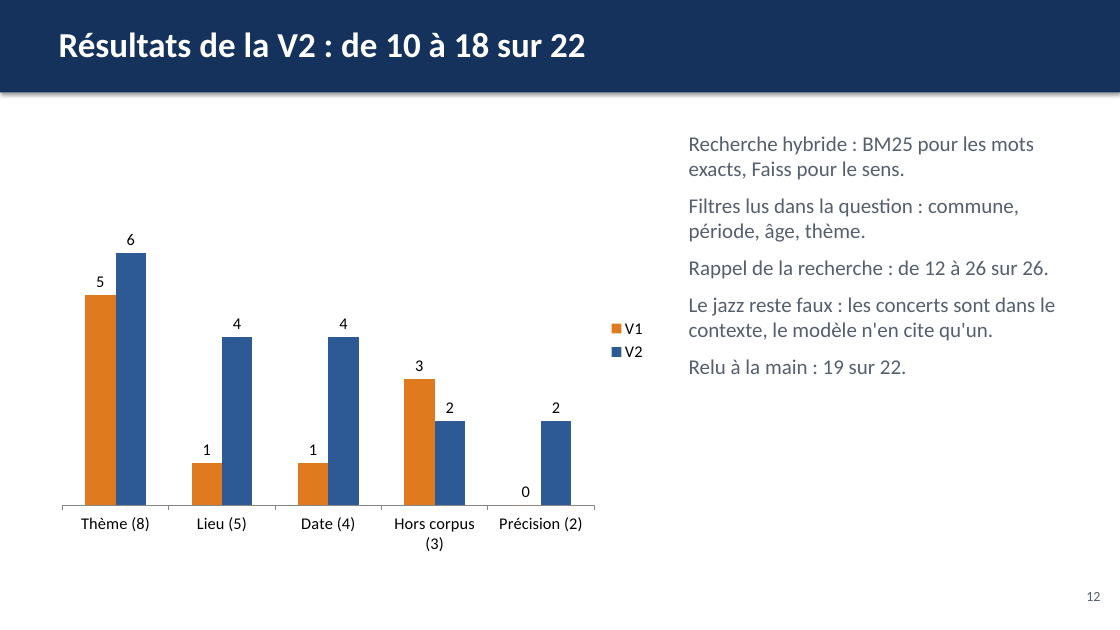
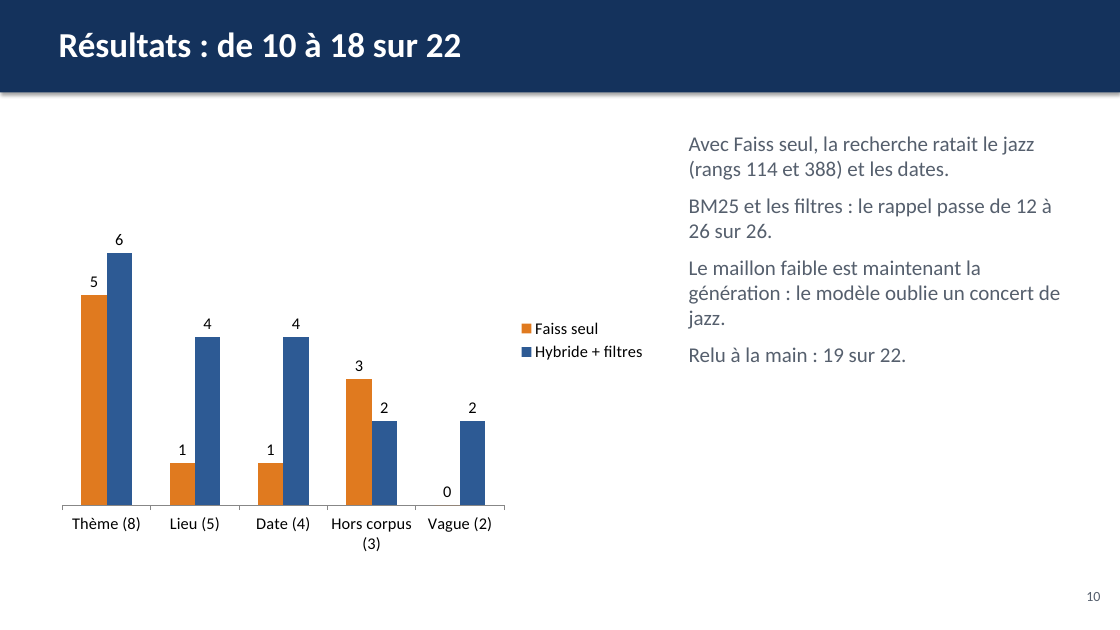
Before and after one commit to Matz-ai/concevoir-et-deployer-un-systeme-rag, a slide deck: slide 10 of livrables/presentation.pptx (slide 12 before the commit). Drawn at 1120x630 pixels with LibreOffice and Linux fonts; fonts in the diff are those of the drawing. Boxes give left, top, right and bottom in pixels: in the first picture for what was removed or moved away, otherwise in the second. Text is boxed around its words. In the diff, an @@ line names an element or a change of style, - is before the commit and + after.

```diff
--- a/livrables/presentation.pptx
+++ b/livrables/presentation.pptx
@@ text at (x1=59, y1=32, x2=461, y2=58): text changed @@
-Résultats de la V2 : de 10 à 18 sur 22
+Résultats : de 10 à 18 sur 22
@@ column chart at (x1=50, y1=118, x2=655, y2=563) @@
-categories: Thème (8), Lieu (5), Date (4), Hors corpus (3), Précision (2)
+categories: Thème (8), Lieu (5), Date (4), Hors corpus (3), Vague (2)
-V1: 5, 1, 1, 3, 0
+Faiss seul: 5, 1, 1, 3, 0
-V2: 6, 4, 4, 2, 2
+Hybride + filtres: 6, 4, 4, 2, 2
@@ text at (x1=689, y1=136, x2=1060, y2=329): text changed @@
-Recherche hybride : BM25 pour les mots exacts, Faiss pour le sens.
-Filtres lus dans la question : commune, période, âge, thème.
-Rappel de la recherche : de 12 à 26 sur 26.
-Le jazz reste faux : les concerts sont dans le contexte, le modèle n'en cite qu'un.
+Avec Faiss seul, la recherche ratait le jazz (rangs 114 et 388) et les dates.
+BM25 et les filtres : le rappel passe de 12 à 26 sur 26.
+Le maillon faible est maintenant la génération : le modèle oublie un concert de jazz.
@@ text at (x1=1086, y1=592, x2=1100, y2=601): text changed @@
-12
+10
```
Also in this commit, not shown: 5 other slides changed, 1 slide added, 3 slides removed, 4 other files.
